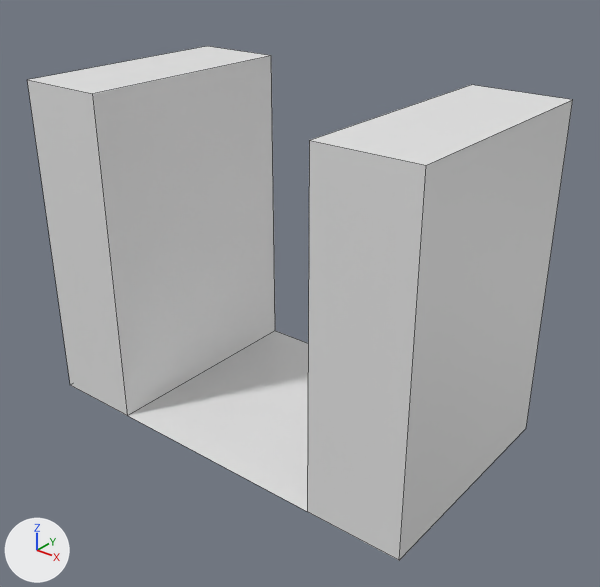
One commit to the FBX model Assets/TileSet/PathStraight2.5.fbx: the scene before it, then after it.
Both versions are drawn from a 50 mm camera at (4.97, -4.77, 5.17) aimed at (0.14, 1.27, 1.42). The lights are fixed; the arrows at lower left show +X, +Y and +Z. Mesh edges are drawn as thin lines.

Objects in the first picture: 'PathStraight2.5'.
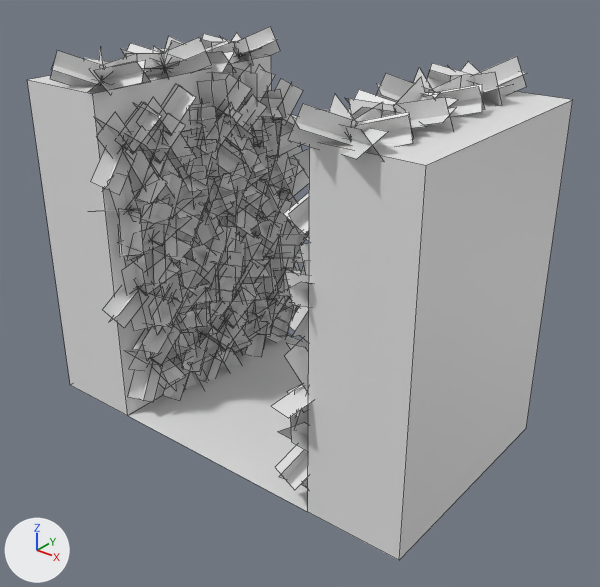
Commit message: Leaves fix

Changed parts and their boxes (x1, y1, x2, y2) in the pictures (600 x 587 px):
'PathStraight2.5Leaves', added: after (50, 27, 528, 490)

Edits to the bpy script that builds the scene:
```text
Add me_cube_010:
    me_cube_010.from_pydata(...)  # 3152 vertices, 788 faces; spans x -1.97..1.95, y -0.24..3.09, z -0.15..3.83
Add ob_pathstraight2_5leaves:
    ob_pathstraight2_5leaves = bpy.data.objects.new('PathStraight2.5Leaves', me_cube_010)
    ob_pathstraight2_5leaves.location = (0.0, 0.0, 0.0)
```
